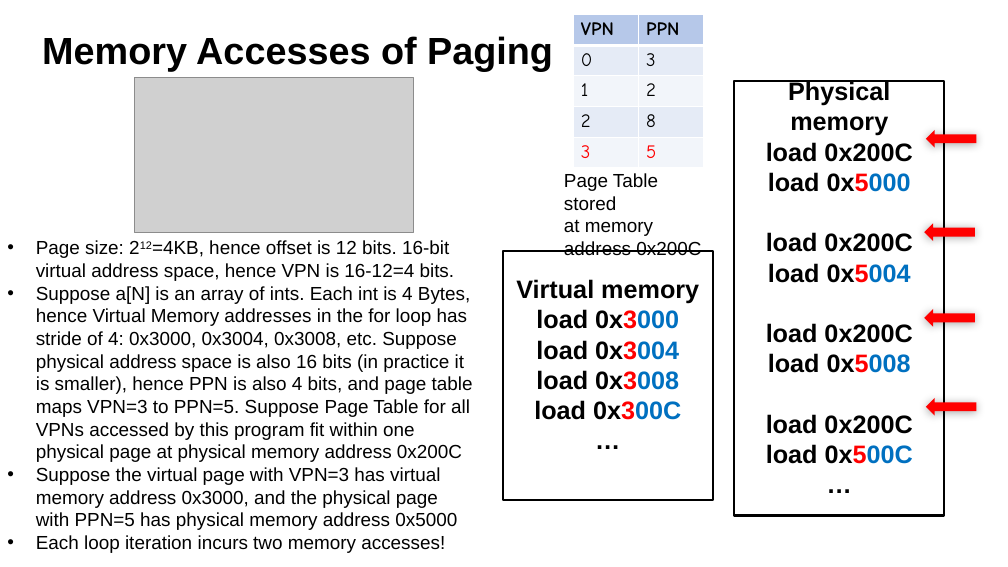
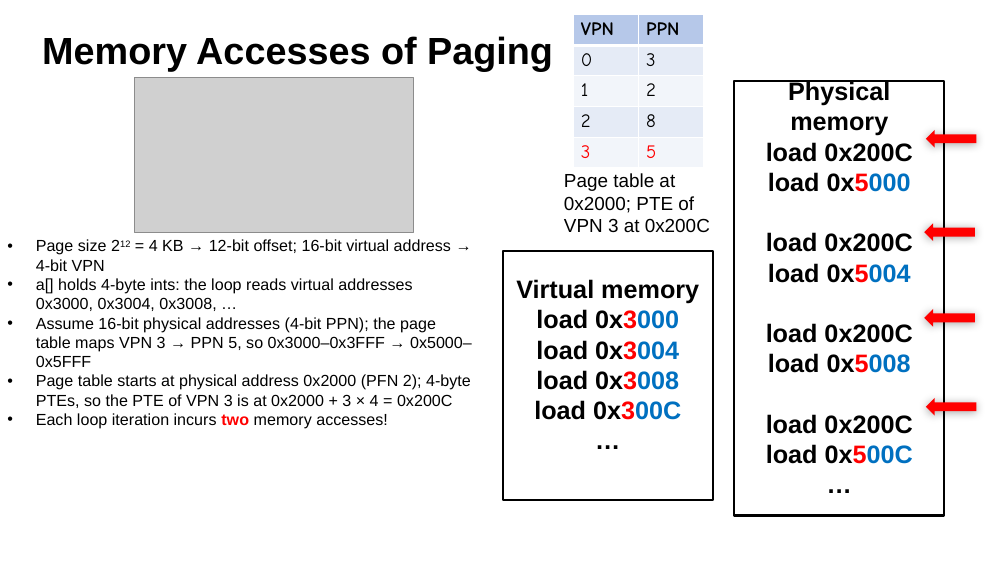
Before and after one commit to guhofstra/CSC112Fa26, a slide deck: slide 28 of PPTs/L8-Memory System II Paging.pptx (slide 30 before the commit). Drawn at 1008x567 pixels with LibreOffice and Linux fonts; fonts in the diff are those of the drawing; grey boxes stand for pictures. Boxes give left, top, right and bottom in pixels: in the first picture for what was removed or moved away, otherwise in the second. Text is boxed around its words. In the diff, an @@ line names an element or a change of style, - is before the commit and + after.

```diff
--- a/PPTs/L8-Memory System II Paging.pptx
+++ b/PPTs/L8-Memory System II Paging.pptx
@@ text at <box>564,173,710,232</box>: text changed @@
-Page Table stored
-at memory
-address 0x200C
+Page table at 0x2000; PTE of VPN 3 at 0x200C
@@ text at <box>36,239,472,408</box>: text changed; size 18 to 15.3 pt @@
-• Page size: 212=4KB, hence offset is 12 bits. 16-bit virtual address space, hence VPN is 16-12=4 bits.
-• Suppose a[N] is an array of ints. Each int is 4 Bytes, hence Virtual Memory addresses in the for loop has stride of 4: 0x3000, 0x3004, 0x3008, etc. Suppose physical address space is also 16 bits (in practice it is smaller), hence PPN is also 4 bits, and page table maps VPN=3 to PPN=5. Suppose Page Table for all VPNs accessed by this program fit within one physical page at physical memory address 0x200C
-• Suppose the virtual page with VPN=3 has virtual memory address 0x3000, and the physical page with PPN=5 has physical memory address 0x5000
+• Page size 212 = 4 KB → 12-bit offset; 16-bit virtual address → 4-bit VPN
+• a[] holds 4-byte ints: the loop reads virtual addresses 0x3000, 0x3004, 0x3008, …
+• Assume 16-bit physical addresses (4-bit PPN); the page table maps VPN 3 → PPN 5, so 0x3000–0x3FFF → 0x5000–0x5FFF
+• Page table starts at physical address 0x2000 (PFN 2); 4-byte PTEs, so the PTE of VPN 3 is at 0x2000 + 3 × 4 = 0x200C
@@ text at <box>36,413,388,429</box>: size 18 to 15.3 pt in "Each loop iteration incurs two memory accesses!"; text colour #000000 to #FF0000, bold on in "two" @@
```
Also in this commit, not shown: 45 other slides changed, 5 slides added, 7 other files.
